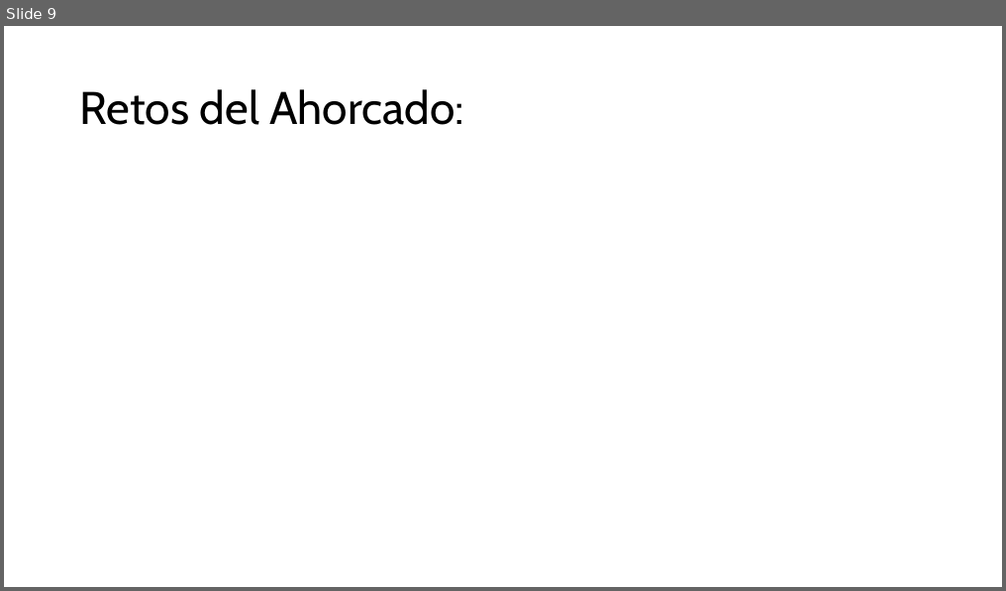
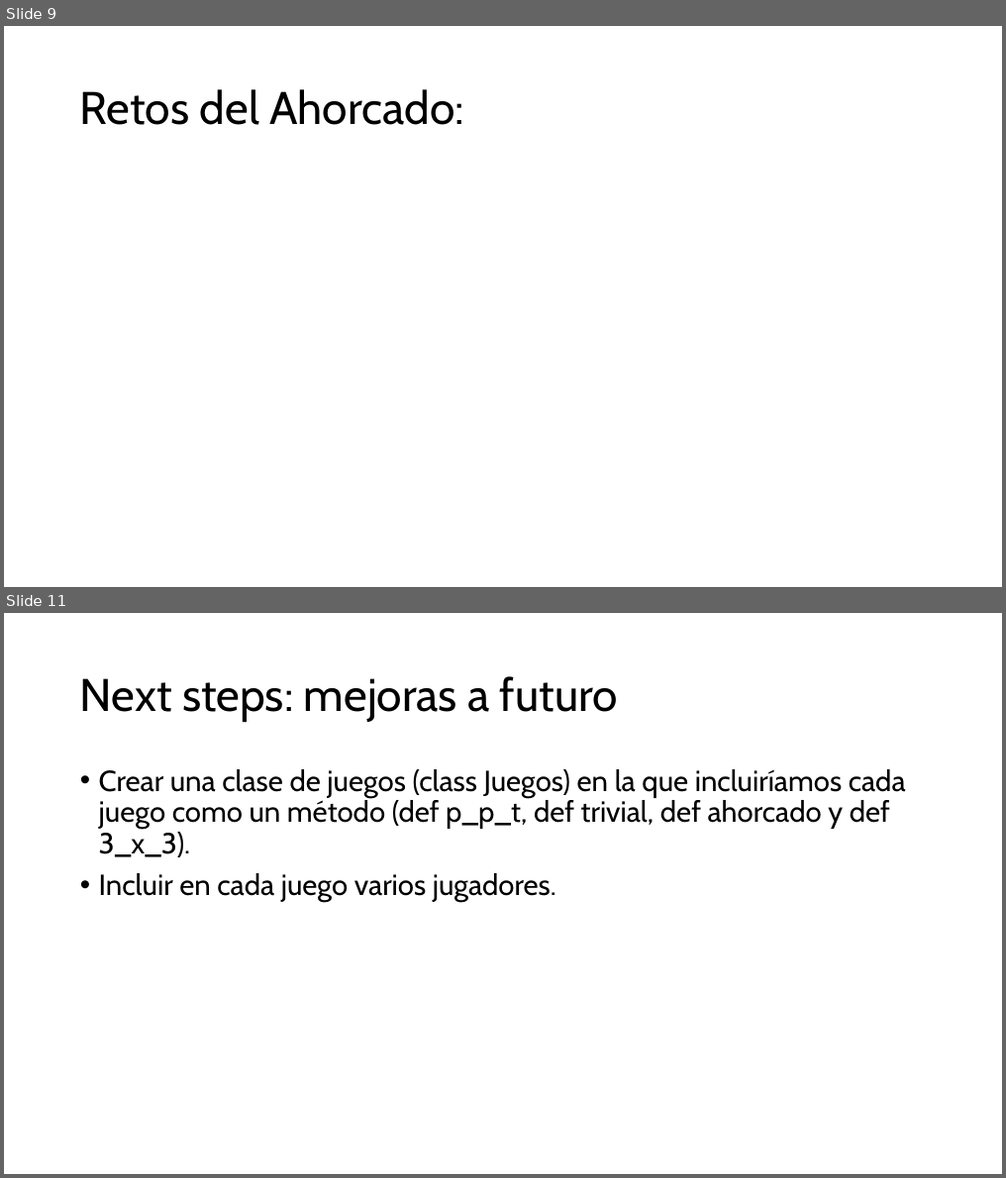
Before and after one commit to Lauris273/Valkyrias, a slide deck: Proyecto_de_juegos_en_Python.pptx. Shown one above the other, each under a label of ours: slide 9 before the commit, slides 9 and 11 after it; the slides between them are not shown. The pictures are 1006x591 and 1006x1178 pixels, drawn with LibreOffice and Linux fonts; fonts in the diff are those of the drawing. Boxes give left, top, right and bottom in pixels: in the first picture for what was removed or moved away, otherwise in the second. Text is boxed around its words. In the diff, an @@ line names an element or a change of style, - is before the commit and + after.

```diff
--- a/Proyecto_de_juegos_en_Python.pptx
+++ b/Proyecto_de_juegos_en_Python.pptx
@@ slide 11 added at (4, 613, 1002, 1174), background #FFFFFF @@
@@ title added at (80, 676, 618, 722), 44 pt, text #000000 @@
+Next steps: mejoras a futuro
@@ text added at (99, 769, 906, 903), 28 pt, text #000000 @@
+• Crear una clase de juegos (class Juegos) en la que incluiríamos cada juego como un método (def p_p_t, def trivial, def ahorcado y def 3_x_3).
+• Incluir en cada juego varios jugadores.
```
Also in this commit, not shown: 5 slides changed, 1 slide removed.
